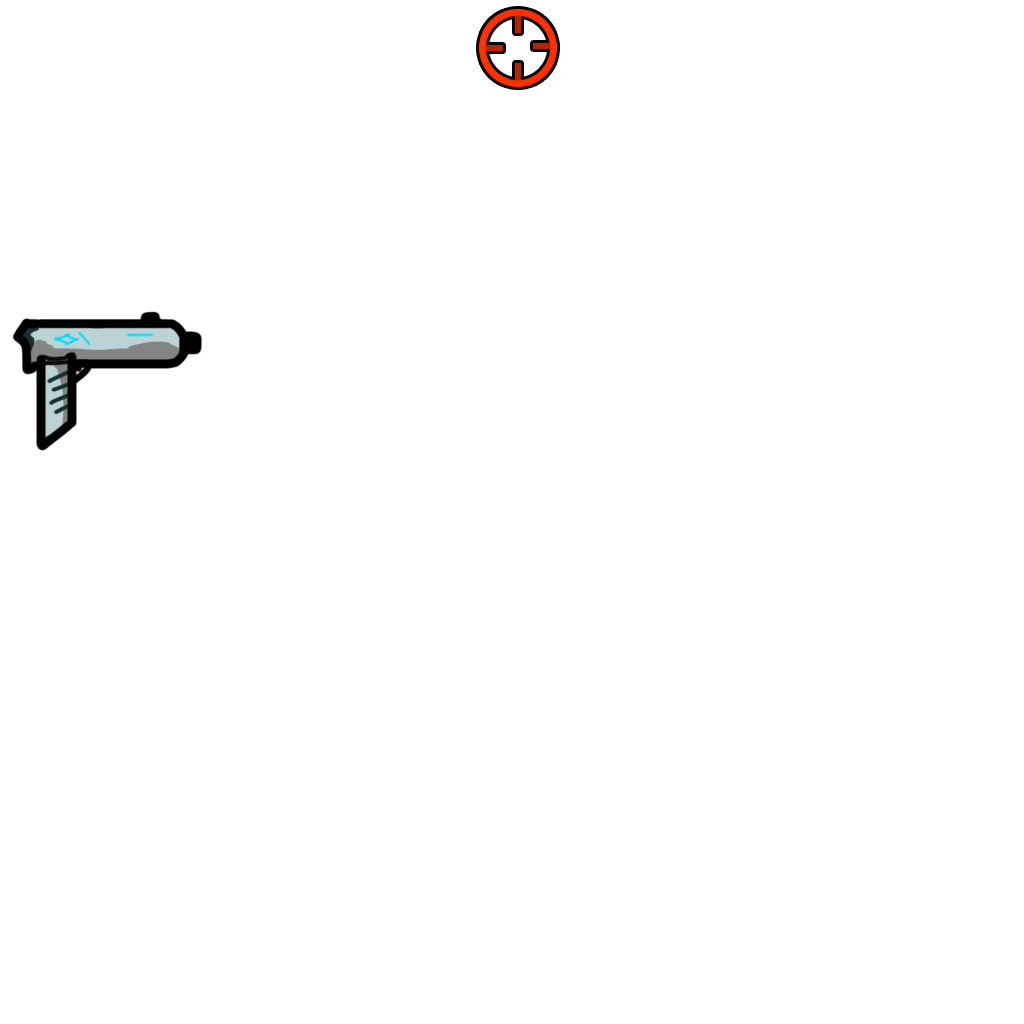
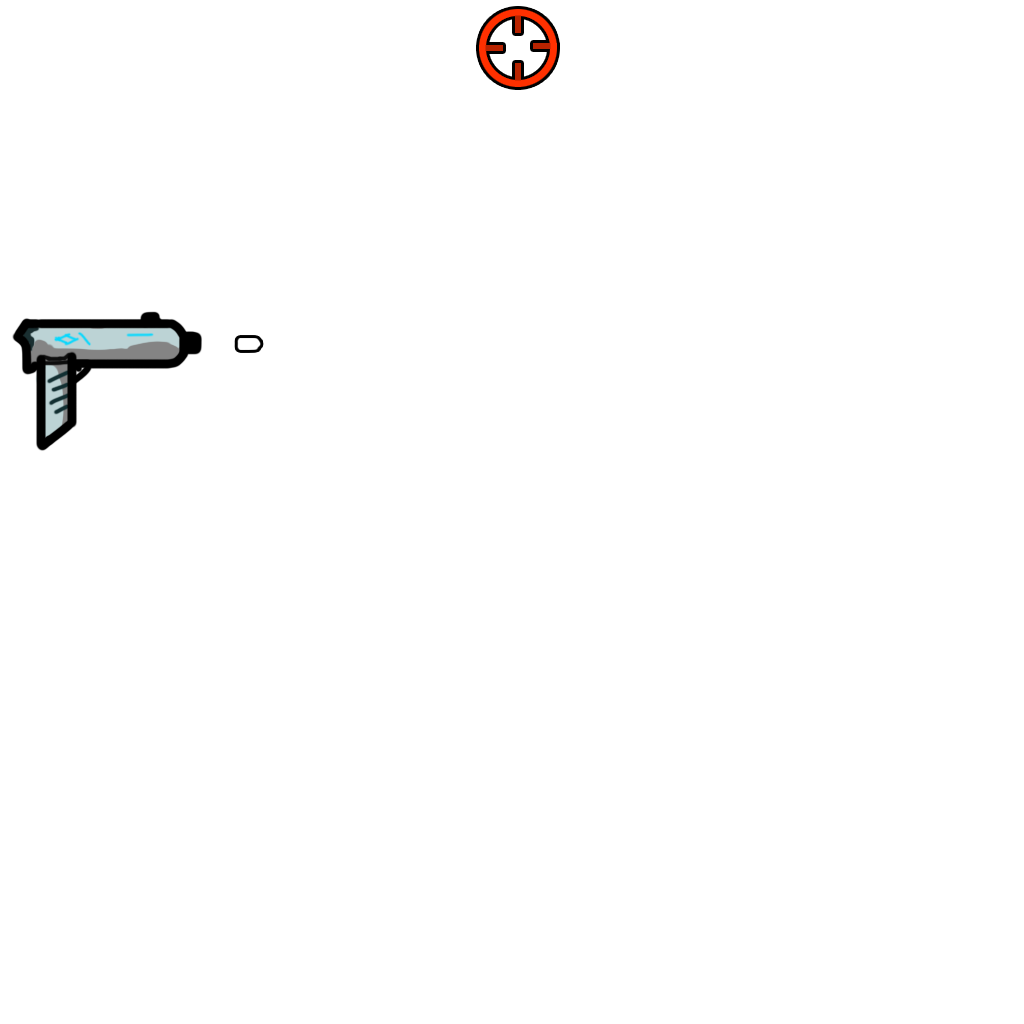
Layers edited between the first and the second w=1024, h=1024 image:
added layer "Bullet" in group "Sprites" over [237, 338, 261, 350]
